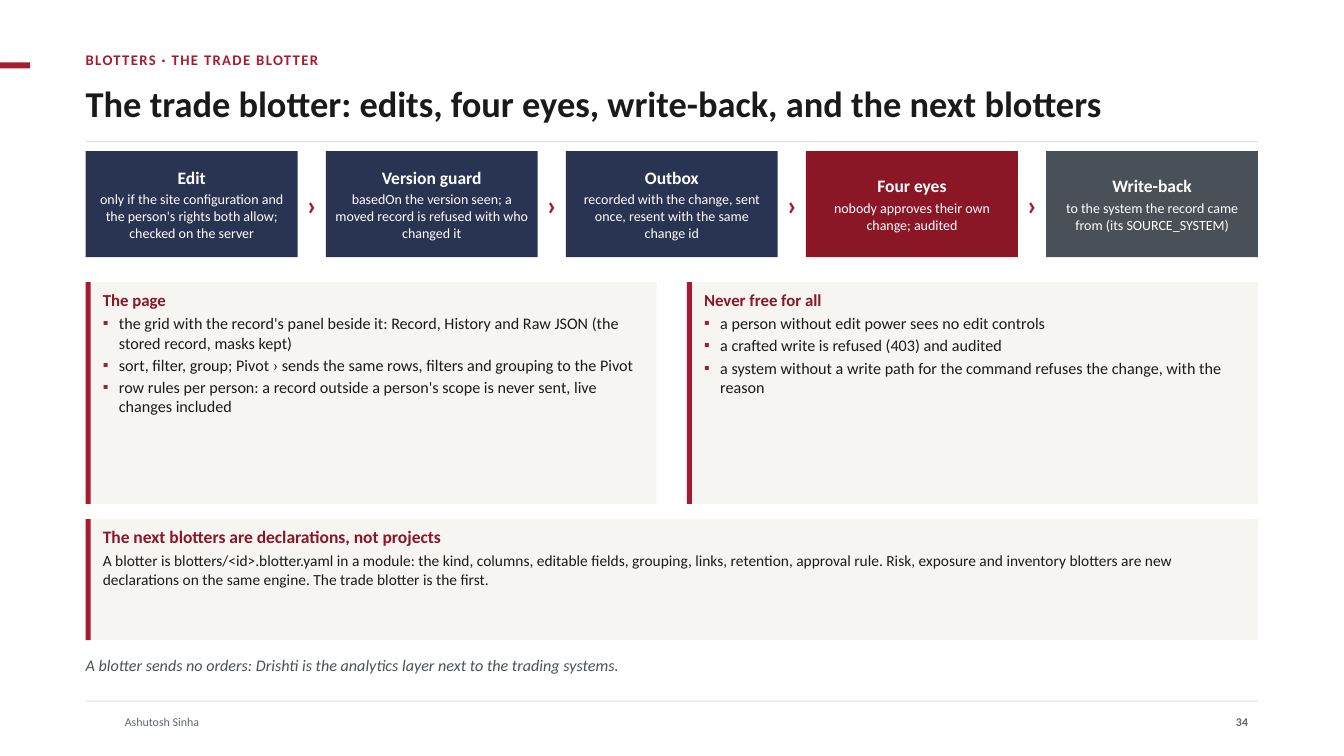
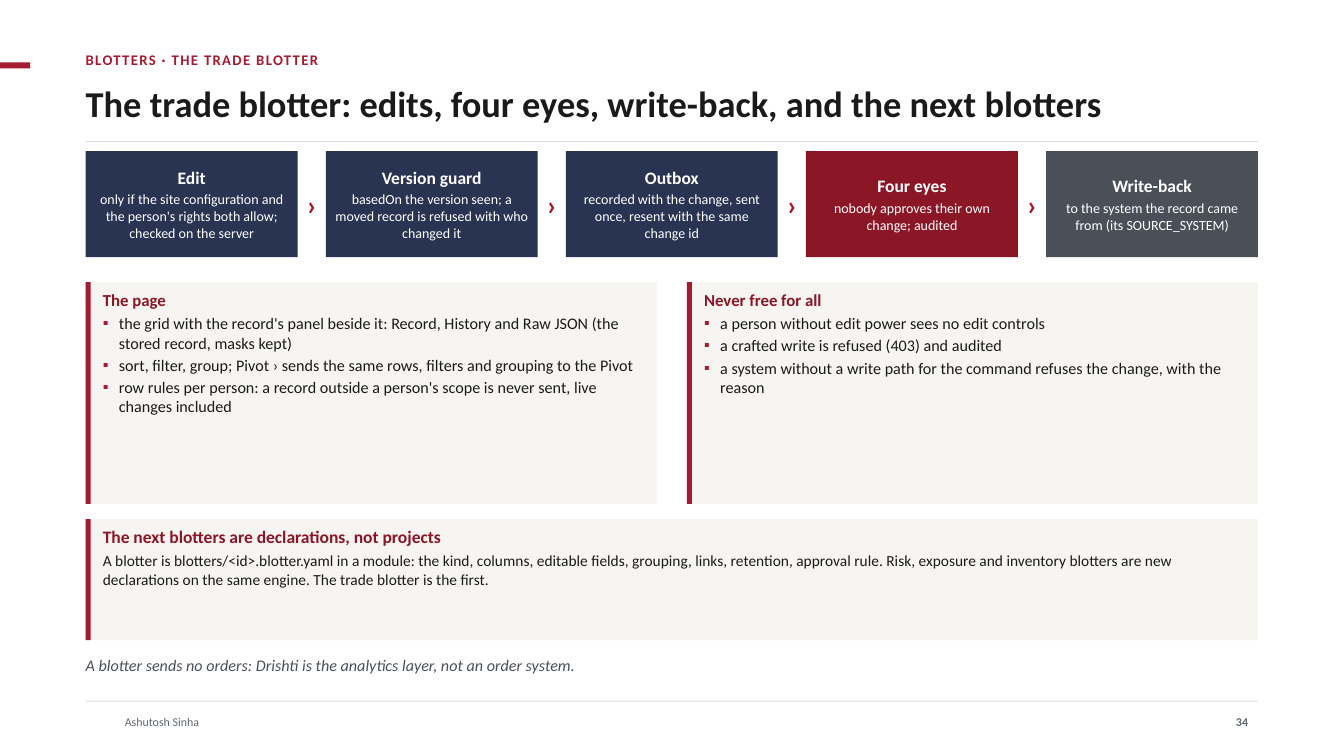
Before and after one commit to ajsinha/drishti, a slide deck: slide 34 of docs/publications/Drishti-Design-and-Evidence.pptx. Drawn at 1344x756 pixels with LibreOffice and Linux fonts; fonts in the diff are those of the drawing; background and template pictures are left out. Boxes give left, top, right and bottom in pixels: in the first picture for what was removed or moved away, otherwise in the second. Text is boxed around its words. In the diff, an @@ line names an element or a change of style, - is before the commit and + after.

```diff
--- a/docs/publications/Drishti-Design-and-Evidence.pptx
+++ b/docs/publications/Drishti-Design-and-Evidence.pptx
@@ text at [86, 660, 575, 674]: text changed @@
-A blotter sends no orders: Drishti is the analytics layer next to the trading systems.
+A blotter sends no orders: Drishti is the analytics layer, not an order system.
```
Also in this commit, not shown: 1 other slide changed, 44 other files.
